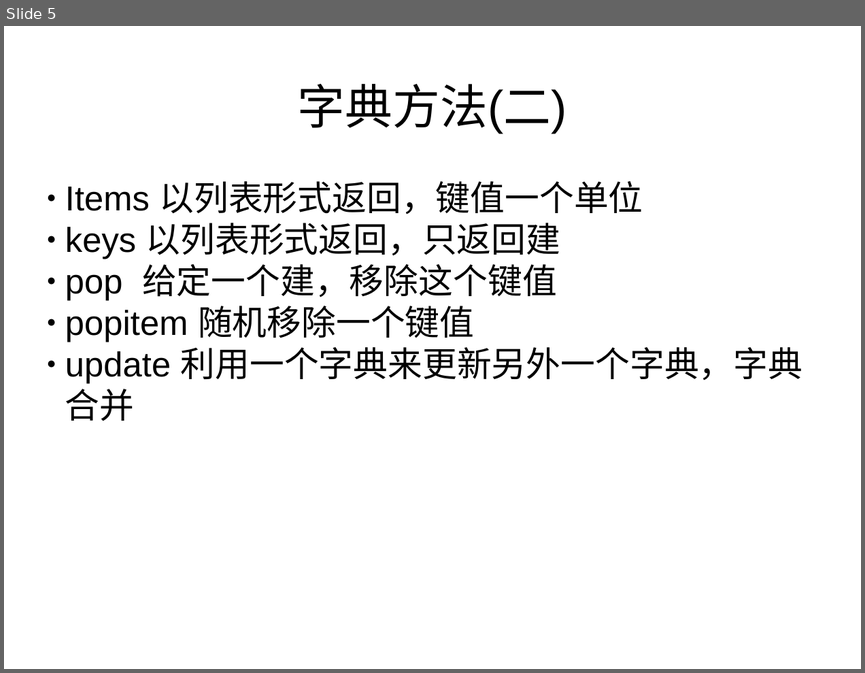
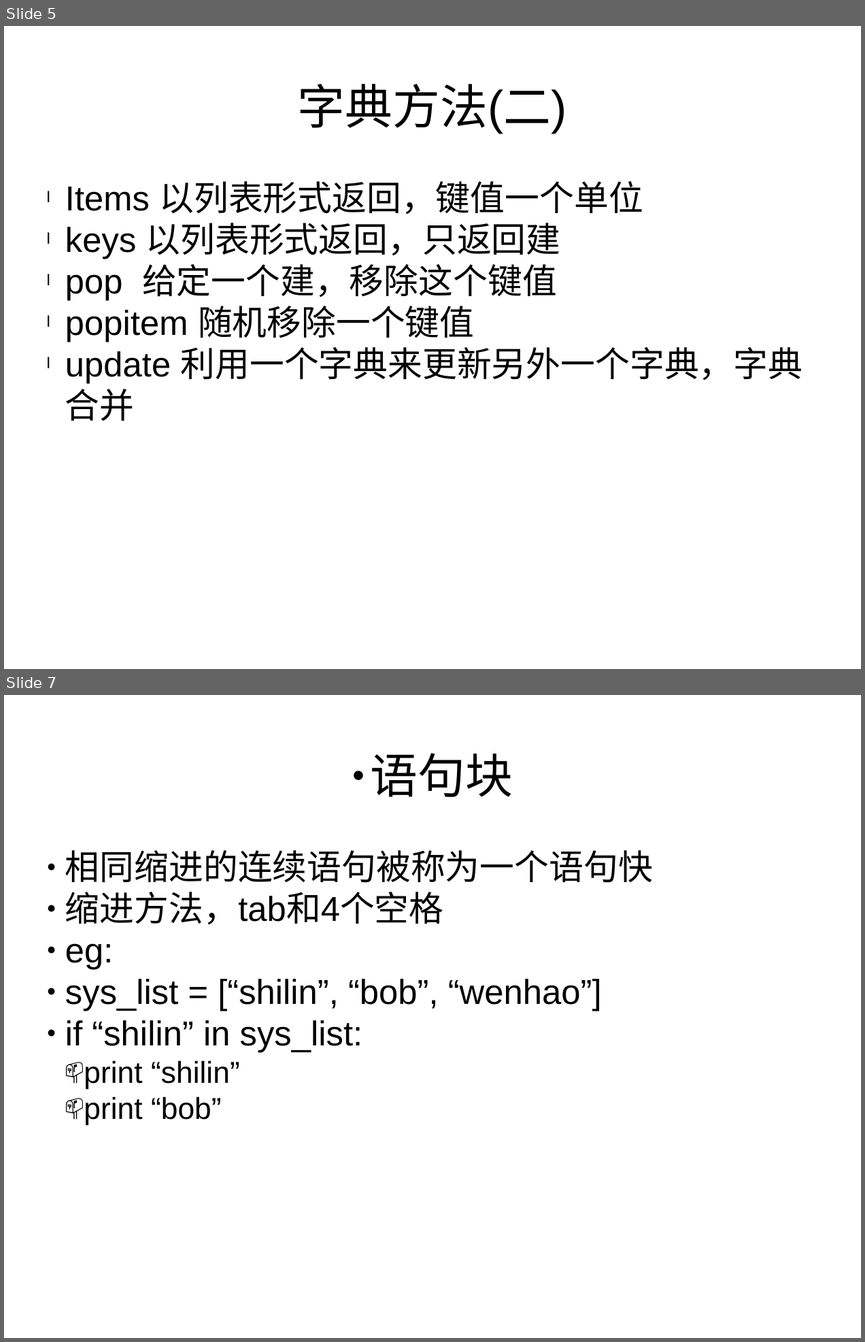
Before and after one commit to haolongzhangm/shell_my, a slide deck: unexeshell/tmp_use/python_l/1/p1.pptx. Shown one above the other, each under a label of ours: slide 5 before the commit, slides 5 and 7 after it; the slides between them are not shown. The pictures are 865x673 and 865x1342 pixels, drawn with LibreOffice and Linux fonts; fonts in the diff are those of the drawing. Boxes give left, top, right and bottom in pixels: in the first picture for what was removed or moved away, otherwise in the second. Text is boxed around its words. In the diff, an @@ line names an element or a change of style, - is before the commit and + after.

```diff
--- a/unexeshell/tmp_use/python_l/1/p1.pptx
+++ b/unexeshell/tmp_use/python_l/1/p1.pptx
@@ slide 7 added at bbox=[4, 695, 861, 1338], background #FFFFFF @@
@@ text added at bbox=[371, 753, 513, 797], 44 pt, text #000000 @@
+● 语句块
@@ text added at bbox=[65, 850, 653, 1125], 32 pt, text #000000 @@
+● 相同缩进的连续语句被称为一个语句快
+● 缩进方法，tab和4个空格
+● eg:
+● sys_list = [“shilin”, “bob”, “wenhao”]
+● if “shilin” in sys_list:
+  📫 print “shilin”
+  📫 print “bob”
@@ slide 5 changed as well @@
@@ text "Items 以列表形式返回，键值一个单位" at bbox=[65, 181, 803, 421]: bullet ● to l @@
```
Also in this commit, not shown: 4 other slides changed, 7 other slides added.
